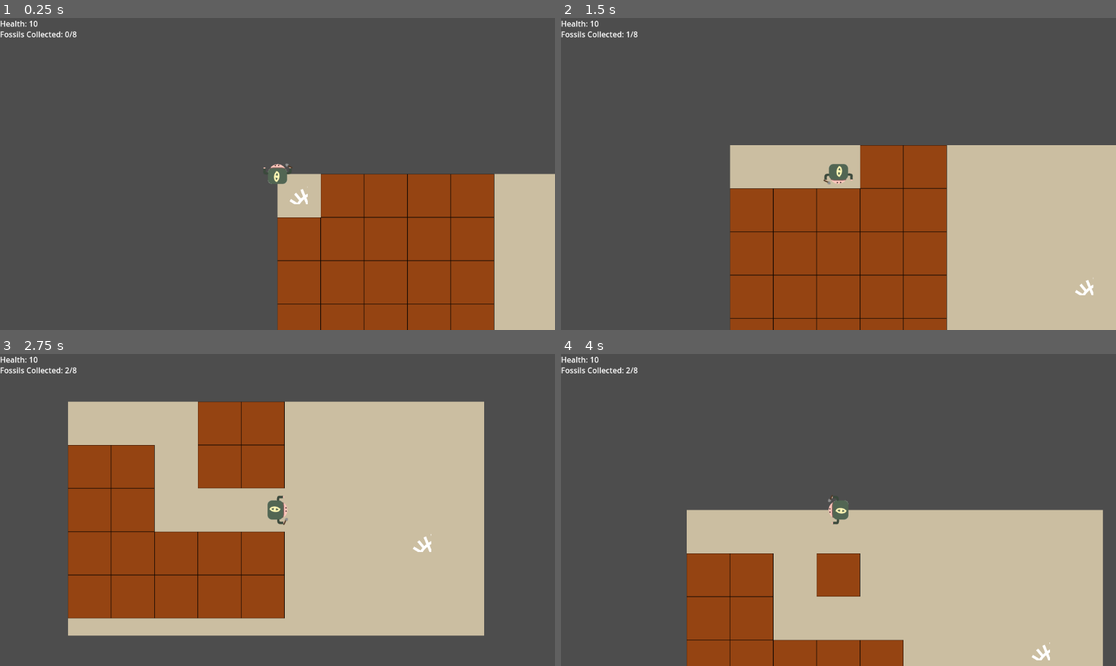
Above: before the commit, frames 1-4 (two rows, left to right).
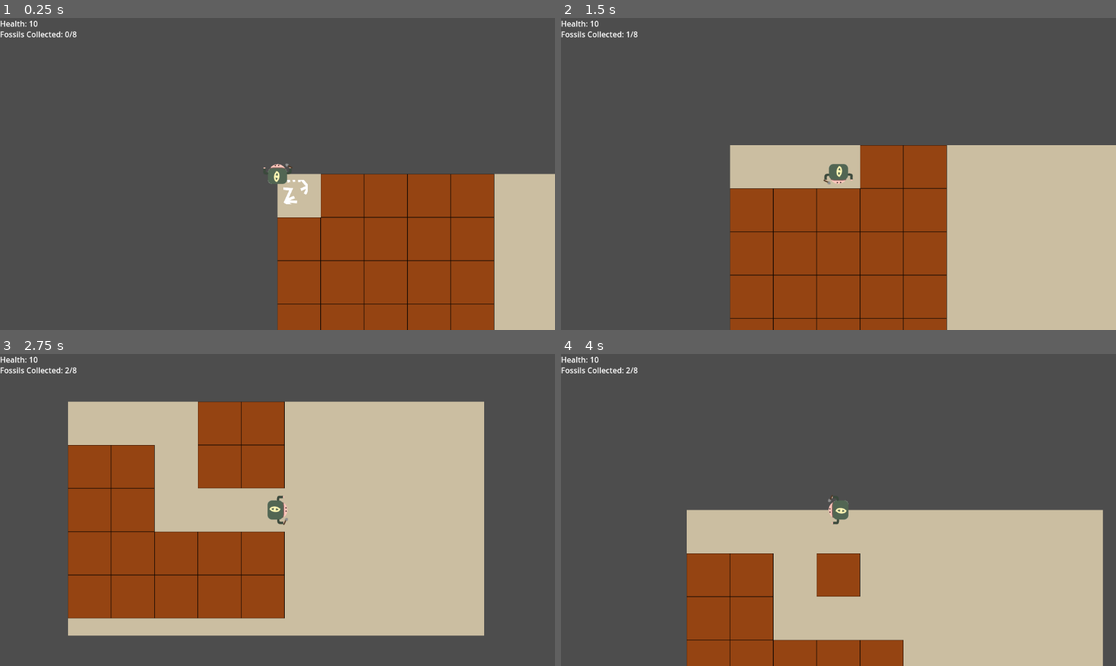
Above: after the commit, the same moments.

Repository: DonYall/Beneath-The-Earth
Game: Godot game, scene res://Scenes/Main.tscn
Two runs of this game, one before a commit and one after it. Both use one fixed random seed, a clock stepped at 60 frames per second and the inputs below.
Inputs:
- Up to frame 1 (0.25 s): no input
- Up to frame 2 (1.5 s): tap Enter at 0.5 s; hold Right (move_right) 0.53-1.28 s; hold Down (move_down) from 1.28 s (still down)
- Up to frame 3 (2.75 s): release Down (move_down) at 2.03 s; hold Right (move_right) from 2.03 s (still down)
- Up to frame 4 (4 s): release Right (move_right) at 2.78 s; hold Up (move_up) 2.78-3.53 s; hold Left (move_left) from 3.53 s (still down)

The runs differ from the first frame. In frame 1, 0.2% of the frame differs, in the area x 51-56%, y 51-60%; in frame 2, less than 0.1%; in frame 3, less than 0.1%; in frame 4, less than 0.1%.

Commit message:
Fossil textures change

Diff:
--- a/GridMap.gd
+++ b/GridMap.gd
@@ -59,7 +59,9 @@
 		var fossil_instance = fossil_scene.instantiate()
 
 		fossil_instance.position = Vector2(spawn_position.x + grid_cell_offset, spawn_position.y + grid_cell_offset)
-		print(fossil_instance.position)
+
+		# change fossil texture
+		fossil_instance.change_texture(i)
 
 		add_child(fossil_instance)
 
--- a/Scenes/Main.tscn
+++ b/Scenes/Main.tscn
@@ -1,7 +1,6 @@
-[gd_scene load_steps=3 format=3 uid="uid://vhao644o8frr"]
+[gd_scene load_steps=2 format=3 uid="uid://vhao644o8frr"]
 
 [ext_resource type="Script" path="res://Scripts/Main.gd" id="1_bkaxq"]
-[ext_resource type="PackedScene" uid="uid://bxwpn6axuwy7v" path="res://Scenes/Items/Fossil.tscn" id="2_xpepl"]
 
 [node name="Main" type="Node" groups=["player"]]
 script = ExtResource("1_bkaxq")
@@ -13,6 +12,3 @@
 grow_horizontal = 2
 grow_vertical = 2
 color = Color(0.796078, 0.745098, 0.631373, 1)
-
-[node name="Item" parent="." instance=ExtResource("2_xpepl")]
-position = Vector2(971, 382)
--- a/Scripts/Items/Fossil.gd
+++ b/Scripts/Items/Fossil.gd
@@ -3,11 +3,10 @@
 @export var fossil_textures: Array[CompressedTexture2D] = []
 var sprite
 
+signal spawned
+
 func _ready():
-	sprite = $Sprite2D
-
-	# set default texture to first fossil
-	change_texture(0)
+	self.connect("spawned", on_spawn)
 
 # Called every frame. 'delta' is the elapsed time since the previous frame.
 func _process(delta):
@@ -19,9 +18,7 @@
 
 # this function will change the Sprite2D's texture
 func change_texture(index):
-	# if sprite is null, then don't do anything
-	if(sprite == null):
-		return
+	sprite = $Sprite2D
 
 	sprite.set_texture(fossil_textures[index])
 
@@ -29,3 +26,7 @@
 	if area.name == "Player":
 		area.emit_signal("fossil_collected")
 		on_pickup()
+
+func on_spawn(index):
+	print("test")
+	change_texture(index)
